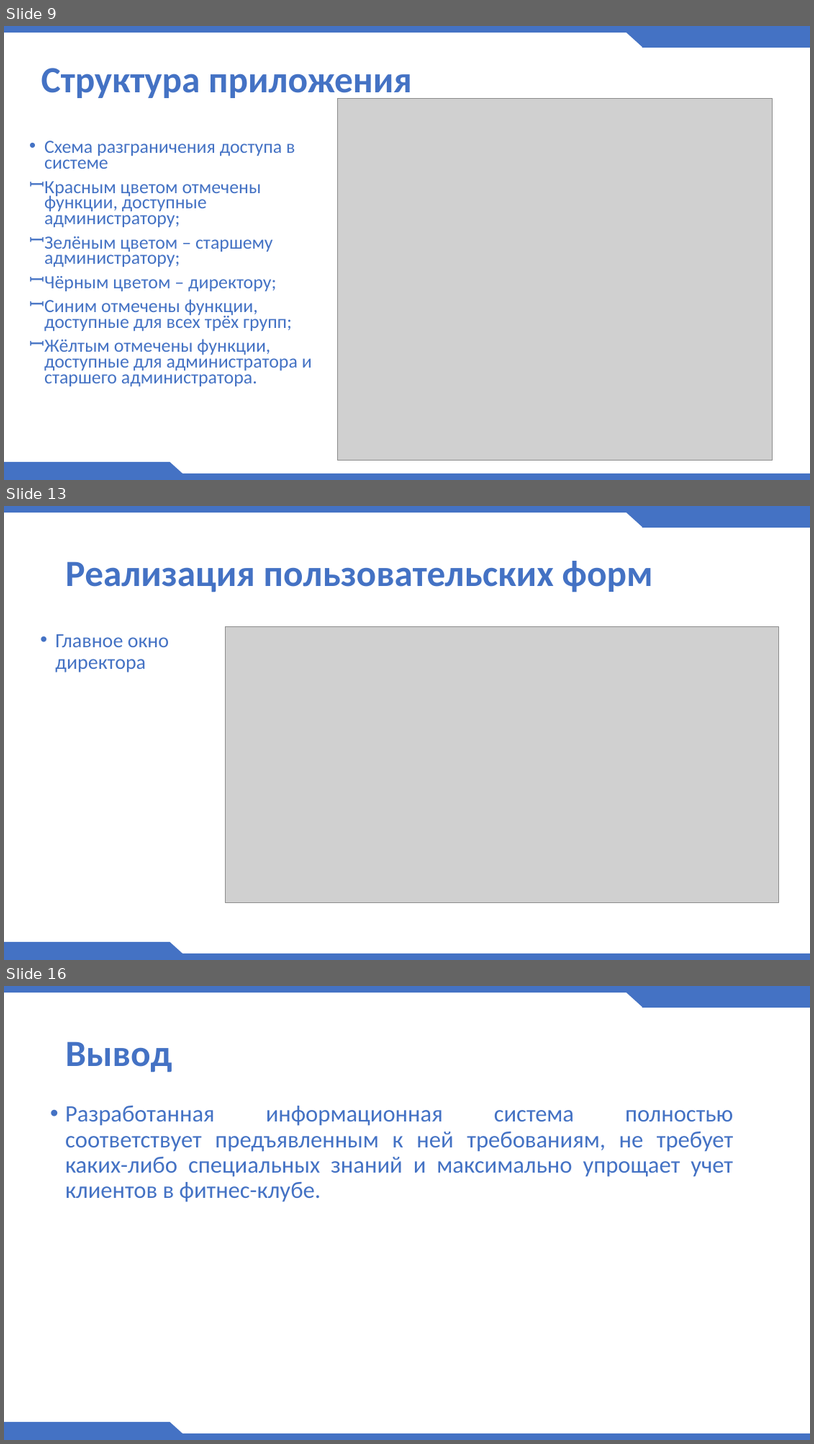
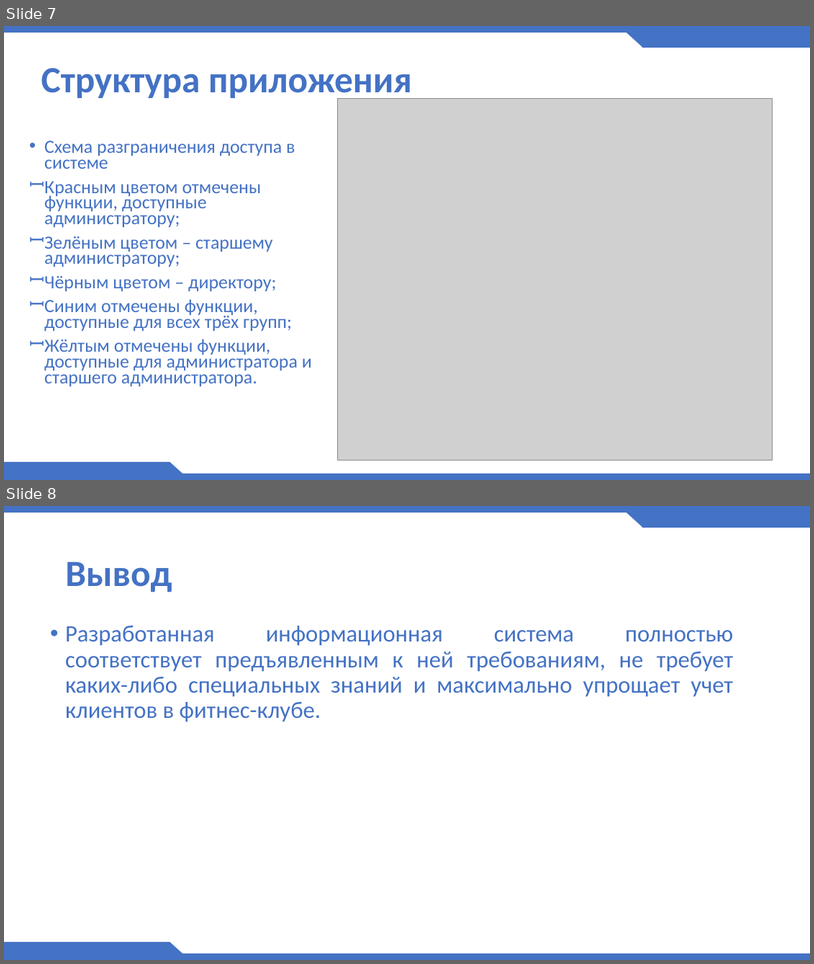
Before and after one commit to zhoyl/WpfApp2_KursRab, a slide deck: prezentation.pptx. Shown one above the other, each under a label of ours: slides 9, 13 and 16 before the commit, slides 7 and 8 after it; the slides between them are not shown. The pictures are 814x1444 and 814x964 pixels, drawn with LibreOffice and Linux fonts; fonts in the diff are those of the drawing; grey boxes stand for pictures; background and template pictures are left out. Boxes give left, top, right and bottom in pixels: in the first picture for what was removed or moved away, otherwise in the second. Text is boxed around its words. In the diff, an @@ line names an element or a change of style, - is before the commit and + after.

```diff
--- a/prezentation.pptx
+++ b/prezentation.pptx
@@ slide 13 removed at bbox=[4, 506, 810, 960], background #FFFFFF; not listed: 6 template elements that a slide beside it also shows @@
@@ title removed at bbox=[65, 561, 653, 592] @@
-Реализация пользовательских форм
@@ text removed at bbox=[55, 634, 169, 672] @@
-• Главное окно директора
@@ picture removed at bbox=[226, 627, 779, 903] @@
@@ what was slide 9 is now slide 7 @@
@@ what was slide 16 is now slide 8 @@
```
Also in this commit, not shown: 3 slides changed, 7 other slides removed, 10 other files.
